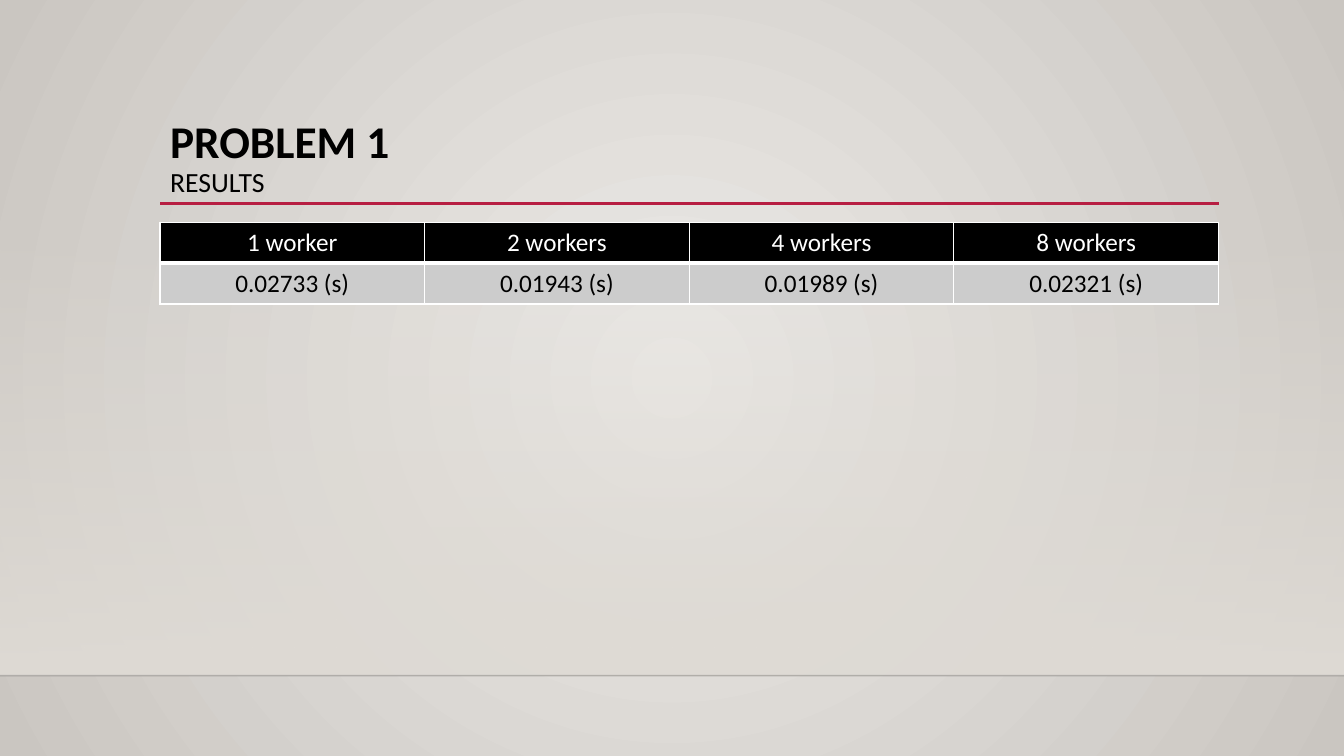
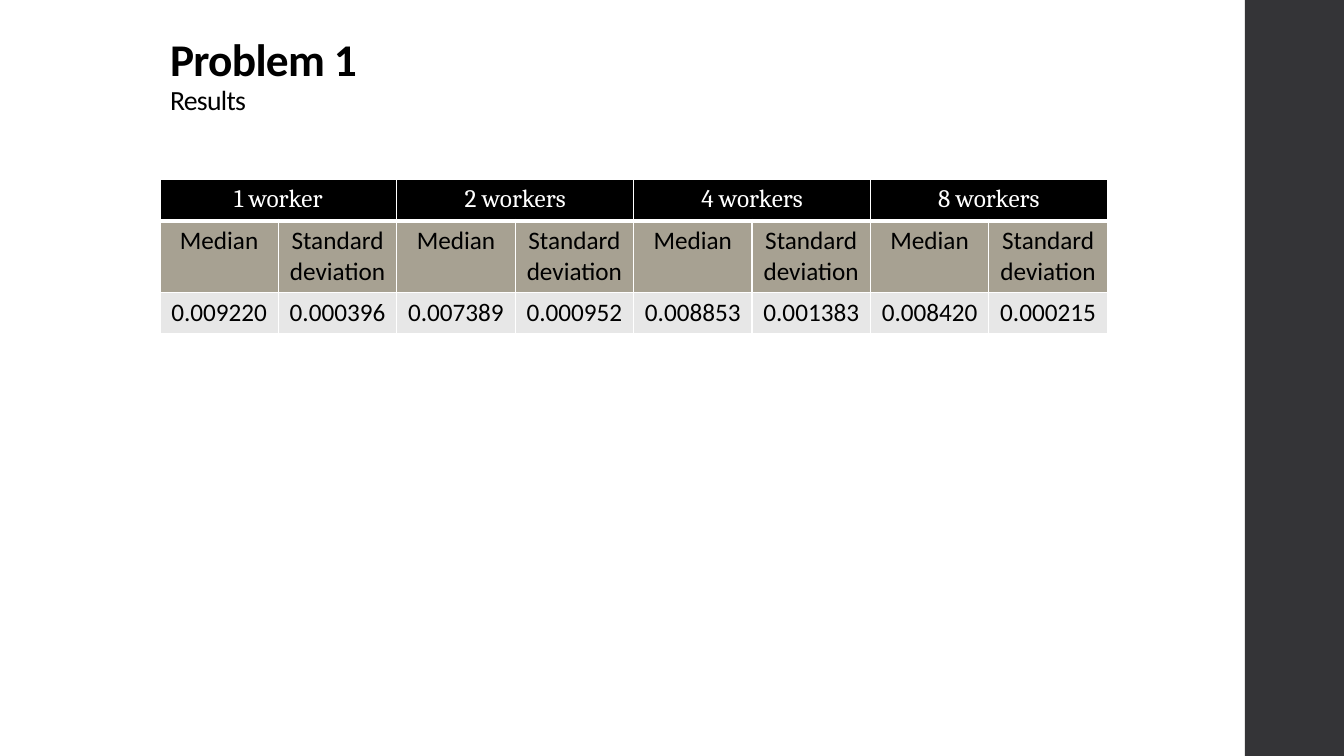
Before and after one commit to xL1fer/CLE_2022_2023, a slide deck: slide 3 of CLE1_T3G5/present.pptx. Drawn at 1344x756 pixels with LibreOffice and Linux fonts; fonts in the diff are those of the drawing; background and template pictures are left out. Boxes give left, top, right and bottom in pixels: in the first picture for what was removed or moved away, otherwise in the second. Text is boxed around its words. In the diff, an @@ line names an element or a change of style, - is before the commit and + after.

Commit message:
ppt

```diff
--- a/CLE1_T3G5/present.pptx
+++ b/CLE1_T3G5/present.pptx
@@ background gradient #ECEAE7 to #CAC7C1 to #FFFFFF @@
@@ rectangle added at box(1245, 0, 1344, 756), fill #353537 @@
@@ title "Problem 1 Results" at box(170, 44, 357, 111): vertical alignment top to bottom @@
@@ title at box(170, 44, 357, 111): text changed @@
-PROBLEM 1
-RESULTS
+Problem 1
+Results
@@ table at box(160, 179, 1104, 332) @@
-1 worker | 2 workers | 4 workers | 8 workers
-0.02733 (s) | 0.01943 (s) | 0.01989 (s) | 0.02321 (s)
+1 worker |  | 2 workers |  | 4 workers |  | 8 workers | 
+Median | Standard deviation | Median | Standard deviation | Median | Standard deviation | Median | Standard deviation
+0.009220 | 0.000396 | 0.007389 | 0.000952 | 0.008853 | 0.001383 | 0.008420 | 0.000215
@@ table: place and size @@
-table at box(160, 222, 1221, 303)
+table at box(160, 179, 1104, 332)
@@ line removed from (160, 204) to (1220, 204) @@
@@ rectangle removed at box(0, 223, 1344, 676) @@
@@ line removed from (0, 676) to (1344, 676) @@
```
Also in this commit, not shown: 6 other slides changed.
